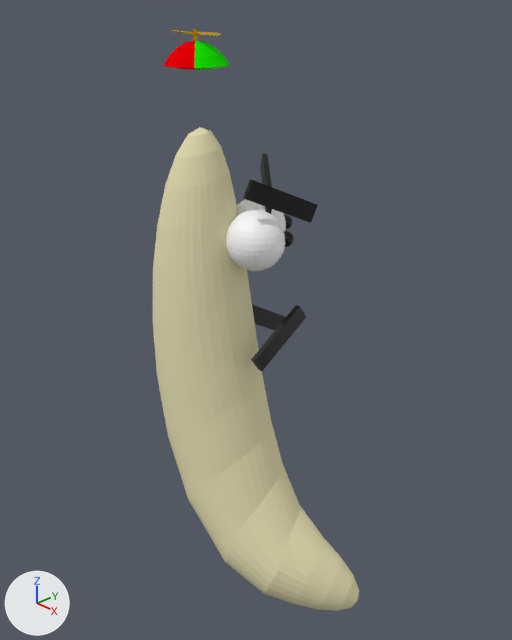
One commit to the Blender file Assets/banana_villian.blend: the scene before it, then after it.
Both versions are drawn from a camera (50 mm lens) standing at (1.74, -1.53, 1.44) and looking at (0.07, 0.08, 0.37). Arrows for +X, +Y and +Z are at lower left; the lights stay in place.
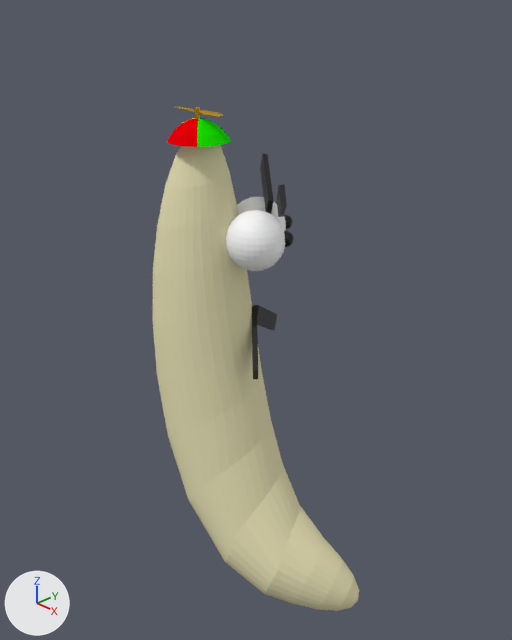
Pixel boxes (x1, y1, x2, y2) of what changed, in the pictures (512 x 640 px):
'Hat', moved: before (163, 41, 230, 70); after (167, 118, 231, 147)
'Cube', turned: before (243, 179, 317, 223); after (276, 184, 287, 217)
'Cube.002', moved, turned: before (251, 305, 306, 371); after (252, 306, 258, 379)
'Cube.003', turned: before (252, 304, 286, 330); after (254, 305, 277, 330)
'Propeller', moved: before (172, 29, 222, 41); after (175, 107, 223, 119)

What the commit changed:
Object 'Cube' (ob_cube) turns from (5.7, -24, -110) to (5.7, -24, -44) degrees about x, y and z.
Object 'Cube.002' (ob_cube_002) moves from (0.145, 0.123, 0.304) to (0.09, 0.054, 0.29).
Object 'Cube.002' (ob_cube_002) turns from (0, 34, -93) to (0, 34, -42) degrees about x, y and z.
Object 'Cube.003' (ob_cube_003) turns from (0, -31, -93) to (0, -31, -63) degrees about x, y and z.
Object 'Hat' (ob_hat) moves from (-0.105, -0.014, 1.052) to (-0.105, -0.014, 0.817).
Object 'Propeller' (ob_propeller) moves from (-0.105, -0.014, 1.299) to (-0.105, -0.014, 1.063).
